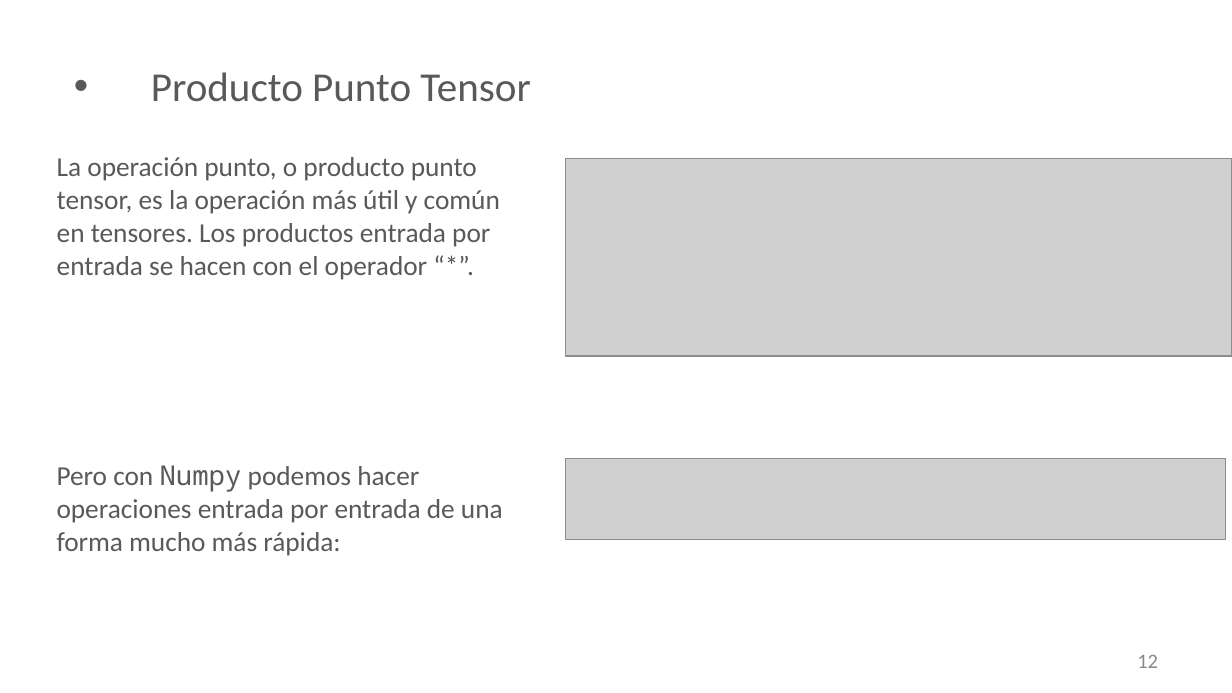
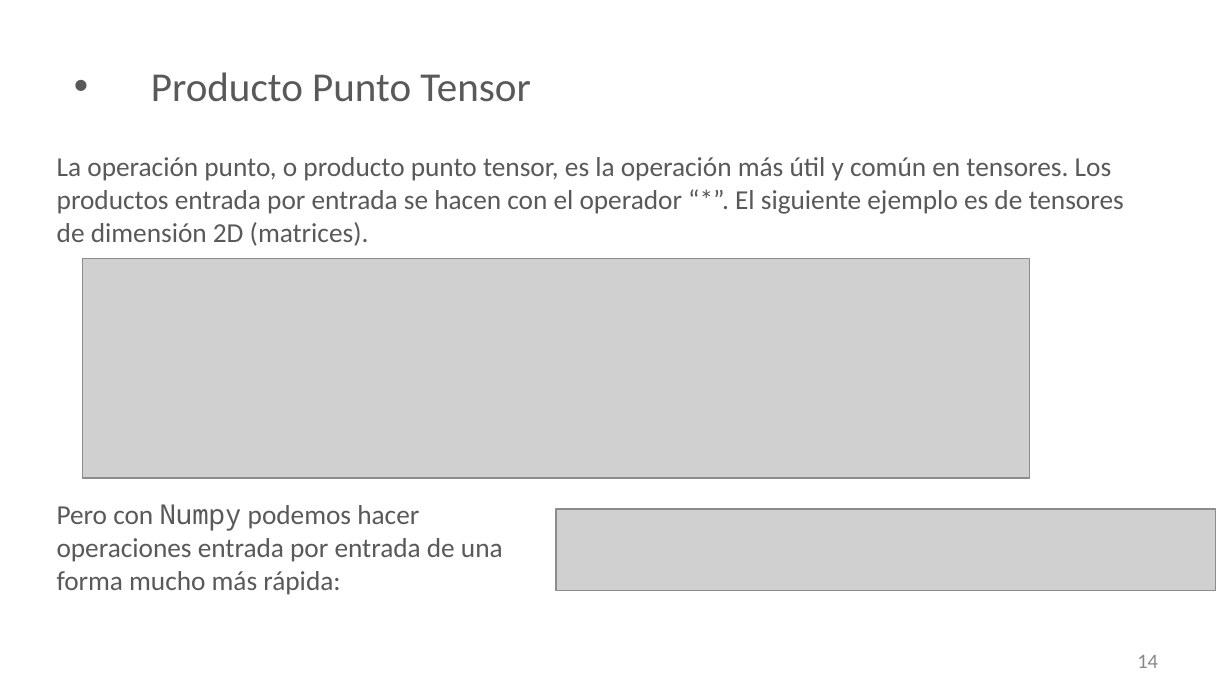
Before and after one commit to shanthalchs/Python-DeepLearning, a slide deck: slide 14 of Python/Fundamentos Matemáticos con Redes Neuronales_2021.pptx (slide 12 before the commit). Drawn at 1232x693 pixels with LibreOffice and Linux fonts; fonts in the diff are those of the drawing; grey boxes stand for pictures; background and template pictures are left out. Boxes give left, top, right and bottom in pixels: in the first picture for what was removed or moved away, otherwise in the second. Text is boxed around its words. In the diff, an @@ line names an element or a change of style, - is before the commit and + after.

```diff
--- a/Python/Fundamentos Matemáticos con Redes Neuronales_2021.pptx
+++ b/Python/Fundamentos Matemáticos con Redes Neuronales_2021.pptx
@@ text at <box>57,157,1124,246</box>: text changed @@
-La operación punto, o producto punto tensor, es la operación más útil y común en tensores. Los productos entrada por entrada se hacen con el operador “*”.
+La operación punto, o producto punto tensor, es la operación más útil y común en tensores. Los productos entrada por entrada se hacen con el operador “*”. El siguiente ejemplo es de tensores de dimensión 2D (matrices).
@@ picture removed at <box>565,159,1232,356</box> @@
@@ picture added at <box>83,259,1030,478</box> @@
@@ text "Pero con Numpy podemos hacer ...": place and size @@
-text "Pero con Numpy podemos hacer ..." at <box>57,465,503,556</box>
+text "Pero con Numpy podemos hacer ..." at <box>57,504,503,595</box>
@@ picture: place and size @@
-picture at <box>565,458,1226,540</box>
+picture at <box>556,509,1216,590</box>
@@ page number at <box>1137,655,1158,668</box>: text changed @@
-12
+14
```
Also in this commit, not shown: 8 other slides changed, 6 slides added, 56 other files.
